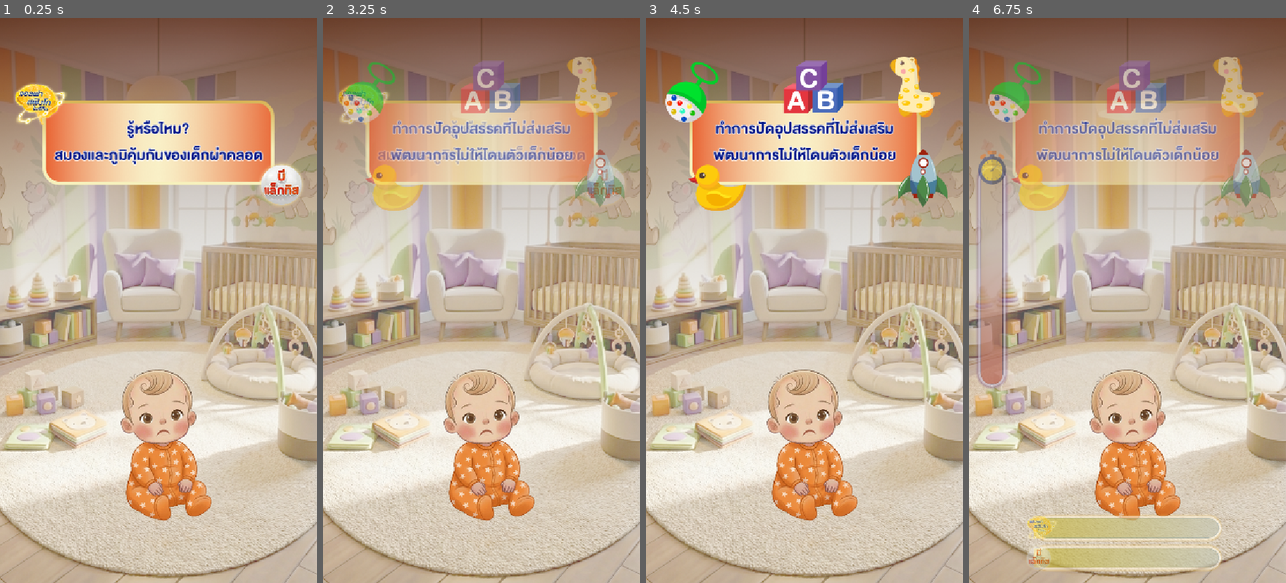
Above: before the commit, frames 1-4 (left to right).
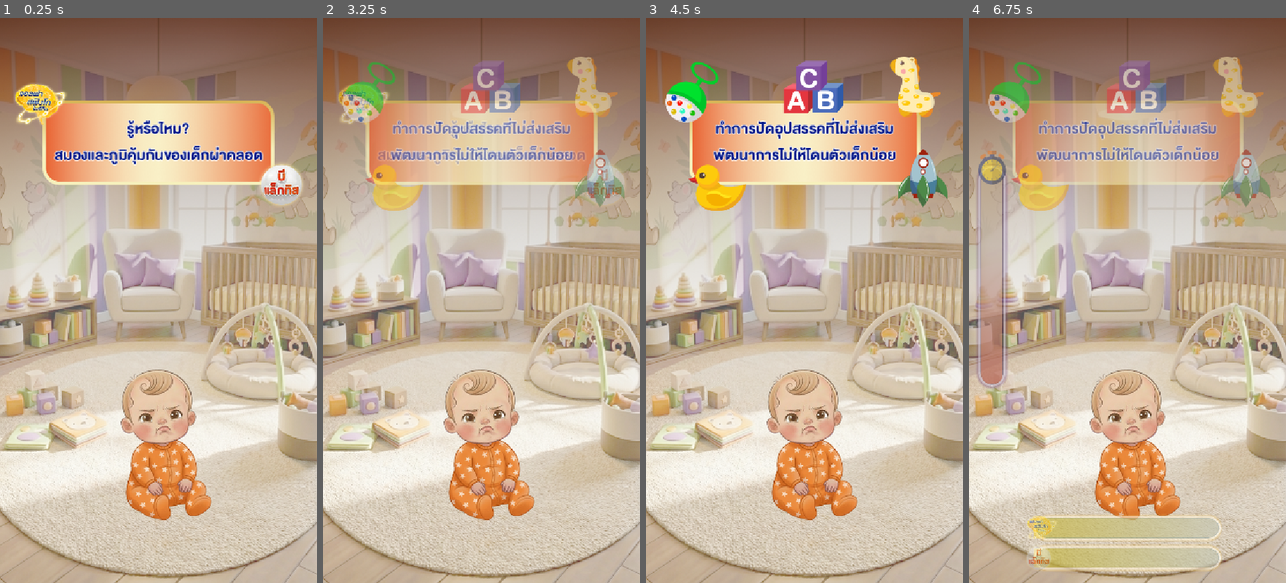
Above: after the commit, the same moments.

Repository: 6099sin/pro-c
Game: Godot game, scene res://scenes/core/Main.tscn
Two runs of this game, one before a commit and one after it. Both use one fixed random seed, a clock stepped at 60 frames per second and the inputs below. This scene is started directly instead of the project's main scene. Sound files missing from this copy of the repository are replaced by a short silence.
Inputs (mouse positions are in pixels of both pictures, inside the frame that each line leads up to):
- Up to frame 1 (0.25 s): no input
- Up to frame 2 (3.25 s): tap Enter at 0.5, 2 s; move the mouse to (551, 272) at 0.52 s; click (551, 272) at 0.67 s; tap Space at 1.25, 2.75 s; drag from (418, 328) to (481, 441) at 1.27 s; move the mouse to (513, 176) at 2.02 s; click (513, 176) at 2.17 s; drag from (465, 413) to (386, 215) at 2.77 s
- Up to frame 3 (4.5 s): move the mouse to (899, 385) at 3.52 s; click (899, 385) at 3.67 s; tap Enter at 4.25 s; drag from (709, 215) to (804, 441) at 4.27 s
- Up to frame 4 (6.75 s): tap Space at 5 s; move the mouse to (1143, 300) at 5.02 s; click (1143, 300) at 5.17 s; drag from (1079, 159) to (1064, 328) at 5.77 s; move the mouse to (1197, 272) at 6.52 s; click (1197, 272) at 6.67 s

The runs differ from the first frame. In frame 1, 0.5% of the frame differs, in the area x 38-67%, y 63-89%; in frame 2, 0.5%; in frame 3, 0.5%; in frame 4, 0.4%.

Commit message:
feat: implement Basket node for item collection, scoring, and visual/audio feedback.

Diff:
--- a/scripts/objects/Basket.gd
+++ b/scripts/objects/Basket.gd
@@ -8,9 +8,64 @@
 const SFX_COIN = preload("res://assets/Sound/Retro Coin 2.mp3")
 const SFX_ERROR = preload("res://assets/Sound/1_Error_C.wav")
 
+const STATE_TEXTURES = [
+	preload("res://assets/UI/Baby/B0.png"),
+	preload("res://assets/UI/Baby/B1.png"),
+	preload("res://assets/UI/Baby/B2.png"),
+	preload("res://assets/UI/Baby/B3.png"),
+	preload("res://assets/UI/Baby/B4.png")
+]
+
 func _ready():
 	snap_zone.body_entered.connect(_on_body_entered)
 	center_on_camera()
+
+	# Connect to score updates to change appearance
+	SignalBus.score_updated_alpha.connect(_on_score_updated)
+	SignalBus.score_updated_beta.connect(_on_score_updated)
+
+	# Initialize appearance
+	update_appearance()
+
+func _on_score_updated(_new_score: int):
+	update_appearance()
+
+func update_appearance():
+	var max_score = max(GameManager.score_alpha, GameManager.score_beta)
+	var state_index = 0
+
+	if max_score < 100:
+		state_index = 0
+	elif max_score < 200:
+		state_index = 1
+	elif max_score < 300:
+		state_index = 2
+	elif max_score < 400:
+		state_index = 3
+	else:
+		state_index = 4
+
+	# Only update if not currently playing a hit effect (or force update if needed)
+	# However, since hit effect overwrites texture, we rely on hit effect finishing to restore state.
+	# But if score updates WITHOUT hit (e.g. initial load or passive), we set it.
+	# To avoid conflict during hit animation, we can check if a tween is running on sprite or just set it.
+	# If we set it here, it might override the "Happy/Sad" face during the 0.3s hit.
+	# A simple check: if the hit tween is active, don't force set.
+	# But actually, the hit effect ends with a callback to this function, so it's self-correcting.
+	# We just need to make sure we don't interrupt the hit effect.
+	# For now, let's just set it. If it interrupts a 0.3s effect, it's rare (score updates ON hit usually).
+	# Actually, score update logic calls this.
+	# If this is called BY score update (which happens AT hit), we might override the hit face immediately.
+	# We should defer this if hit effect is playing.
+	# Let's rely on play_hit_effect to restore the look, and this function only for initialization or non-hit updates?
+	# Better: play_hit_effect handles the "Hit" look, then calls this to "Restore".
+	# If score update happens, it might be simultaneous.
+	# Let's add a simple flag or check.
+
+	if not is_hit_animating:
+		sprite.texture = STATE_TEXTURES[state_index]
+
+var is_hit_animating: bool = false
 
 func center_on_camera():
 	var screen_size = Utils.get_screen_size(self)
@@ -100,10 +155,12 @@
 	item.deactivate()
 
 func play_hit_effect(type: Utils.ItemType):
+	is_hit_animating = true
 	var tween = create_tween().set_parallel(true)
 
 	# Stretch / Squash
 	sprite.scale = Vector2(0.9, 0.7)
+	# Use setTexture for the temporary hit reaction
 	sprite.texture = setTexture[3] if type == Utils.ItemType.FRUIT else setTexture[0]
 	tween.tween_property(sprite, "scale", Vector2.ONE, 0.3).set_trans(Tween.TRANS_ELASTIC).set_ease(Tween.EASE_OUT)
 
@@ -111,6 +168,12 @@
 	var flash_color = Color(0.5, 1.5, 0.5) if type == Utils.ItemType.FRUIT else Color(1.5, 0.5, 0.5)
 	sprite.modulate = flash_color
 	tween.tween_property(sprite, "modulate", Color.WHITE, 0.3)
+
+	# Revert to state texture after effect
+	tween.chain().tween_callback(func():
+		is_hit_animating = false
+		update_appearance()
+	)
 
 func sfx_pick(index: int) -> void:
 	match index:
